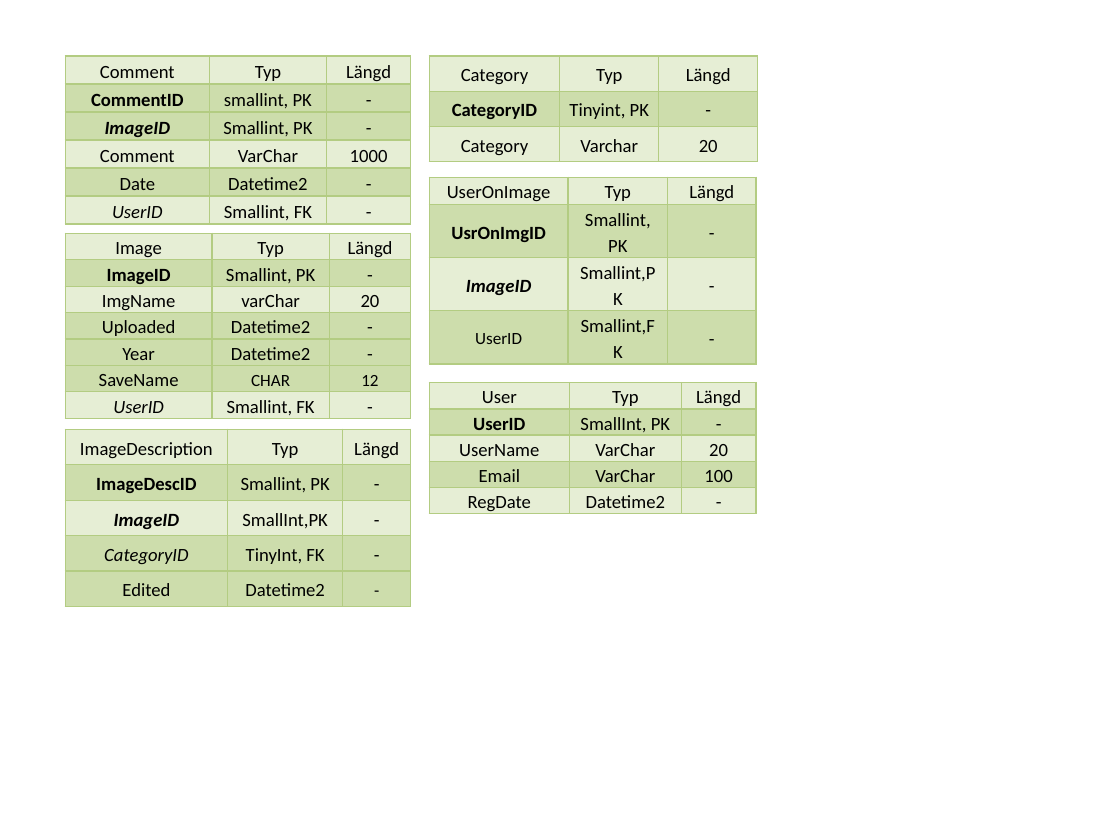
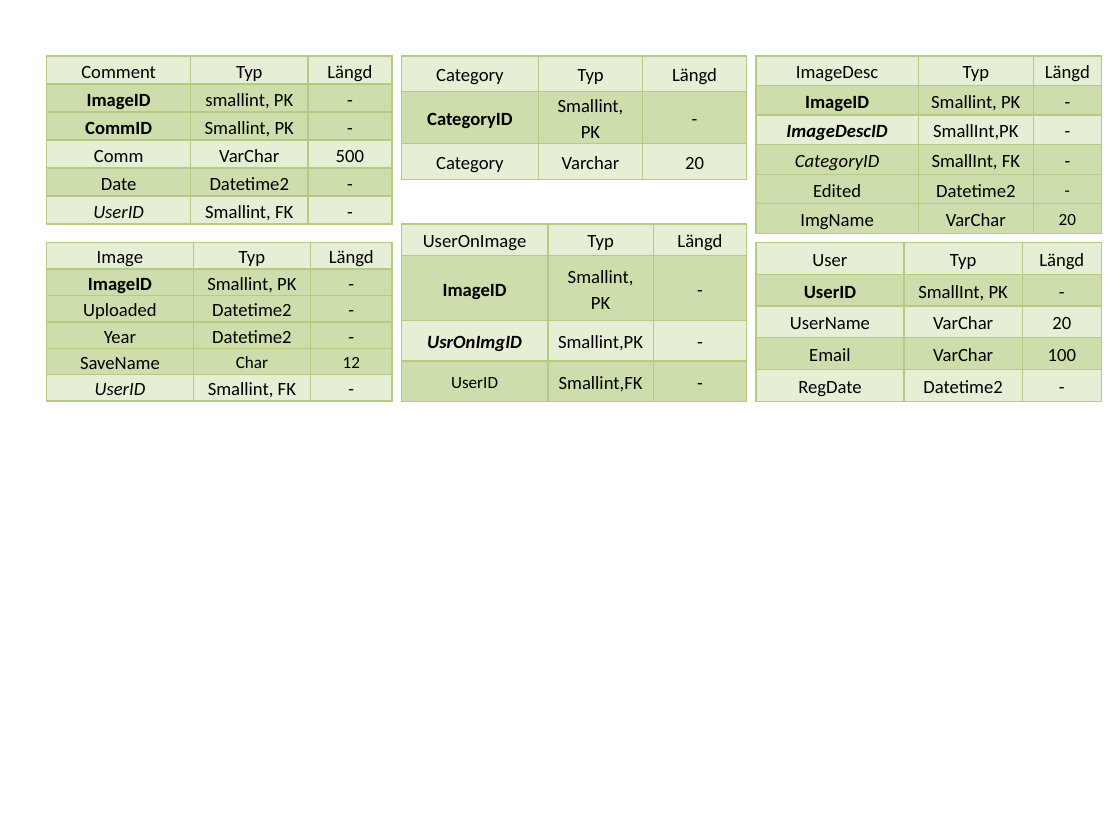
Before and after one commit to Grenmyr/vt14-3-1-individuellt-arbete, a slide deck: slide 4 of Databasteknik AKS/projektet.pptx. Drawn at 1120x840 pixels with LibreOffice and Linux fonts; fonts in the diff are those of the drawing. Boxes give left, top, right and bottom in pixels: in the first picture for what was removed or moved away, otherwise in the second. Text is boxed around its words. In the diff, an @@ line names an element or a change of style, - is before the commit and + after.

```diff
--- a/Databasteknik AKS/projektet.pptx
+++ b/Databasteknik AKS/projektet.pptx
@@ table at <box>47,56,393,224</box> @@
-row 2, column 1: CommentID
+row 2, column 1: ImageID
-row 3, column 1: ImageID
+row 3, column 1: CommID
-row 4, column 1: Comment
+row 4, column 1: Comm
-row 4, column 3: 1000
+row 4, column 3: 500
@@ table: place and size @@
-table at <box>65,56,411,224</box>
+table at <box>47,56,393,224</box>
@@ table at <box>401,56,746,178</box> @@
-row 2, column 2: Tinyint, PK
+row 2, column 2: Smallint, PK
@@ table: place and size @@
-table at <box>429,56,756,161</box>
+table at <box>401,56,746,178</box>
@@ table at <box>756,56,1102,233</box> @@
-row 1, column 1: ImageDescription
+row 1, column 1: ImageDesc
-row 2, column 1: ImageDescID
+row 2, column 1: ImageID
-row 3, column 1: ImageID
+row 3, column 1: ImageDescID
-row 4, column 2: TinyInt, FK
+row 4, column 2: SmallInt, FK
+row 6: ImgName | VarChar | 20
@@ table: place and size @@
-table at <box>65,429,411,606</box>
+table at <box>756,56,1102,233</box>
@@ table at <box>401,224,746,401</box> @@
-row 2, column 1: UsrOnImgID
+row 2, column 1: ImageID
-row 3, column 1: ImageID
+row 3, column 1: UsrOnImgID
@@ table: place and size @@
-table at <box>429,177,756,364</box>
+table at <box>401,224,746,401</box>
@@ table at <box>47,243,393,405</box> @@
-row 3: ImgName | varChar | 20
-row 5, column 2: CHAR
+row 5, column 2: Char
@@ table: place and size @@
-table at <box>65,233,411,419</box>
+table at <box>47,243,393,405</box>
@@ table: place and size @@
-table at <box>429,383,756,518</box>
+table at <box>756,243,1101,402</box>
```
Also in this commit, not shown: 3 other slides changed, 5 other files.
